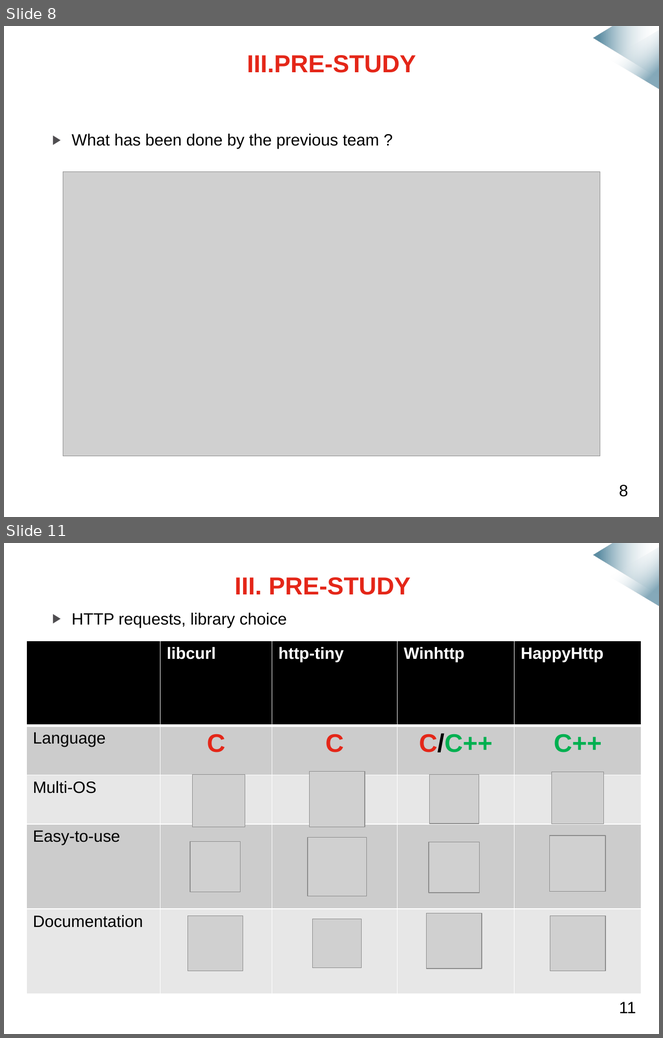
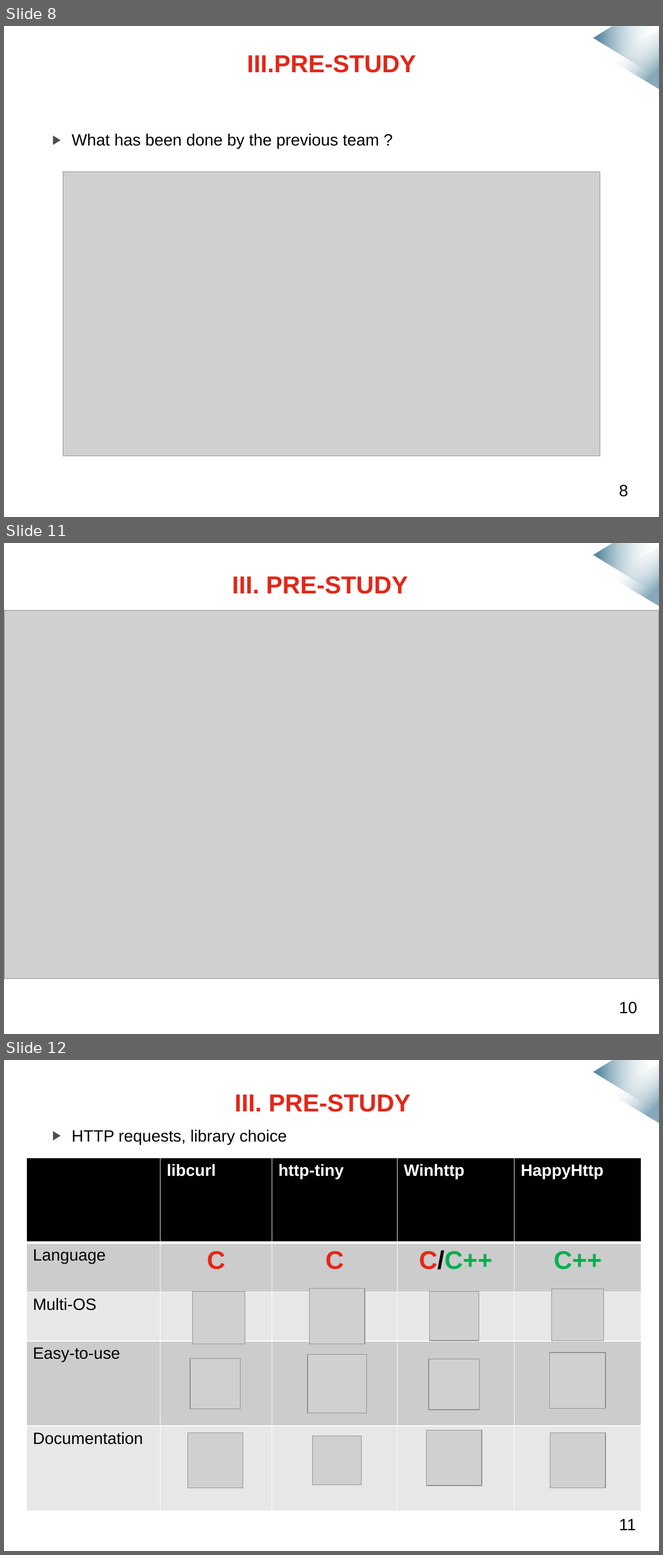
Before and after one commit to mmeven/EP_Domotique_Tablette, a slide deck: Rendu/Diapo_prototype_janvier.pptx. Shown one above the other, each under a label of ours: slides 8 and 11 before the commit, slides 8, 11 and 12 after it; the slides between them are not shown. The pictures are 663x1038 and 663x1555 pixels, drawn with LibreOffice and Linux fonts; fonts in the diff are those of the drawing; grey boxes stand for pictures; background and template pictures are left out. Boxes give left, top, right and bottom in pixels: in the first picture for what was removed or moved away, otherwise in the second. Text is boxed around its words. In the diff, an @@ line names an element or a change of style, - is before the commit and + after.

```diff
--- a/Rendu/Diapo_prototype_janvier.pptx
+++ b/Rendu/Diapo_prototype_janvier.pptx
@@ slide 11 added at (4,543,659,1034), background #FFFFFF; not listed: 2 template elements that a slide beside it also shows @@
@@ title added at (232,576,408,594), 27 pt, text #E42618, bold @@
+III. PRE-STUDY
@@ picture added at (4,611,659,979) @@
@@ text added at (619,1002,637,1014), 18 pt, text #000000 @@
+10
@@ what was slide 11 is now slide 12 @@
```
Also in this commit, not shown: 9 slides changed.
